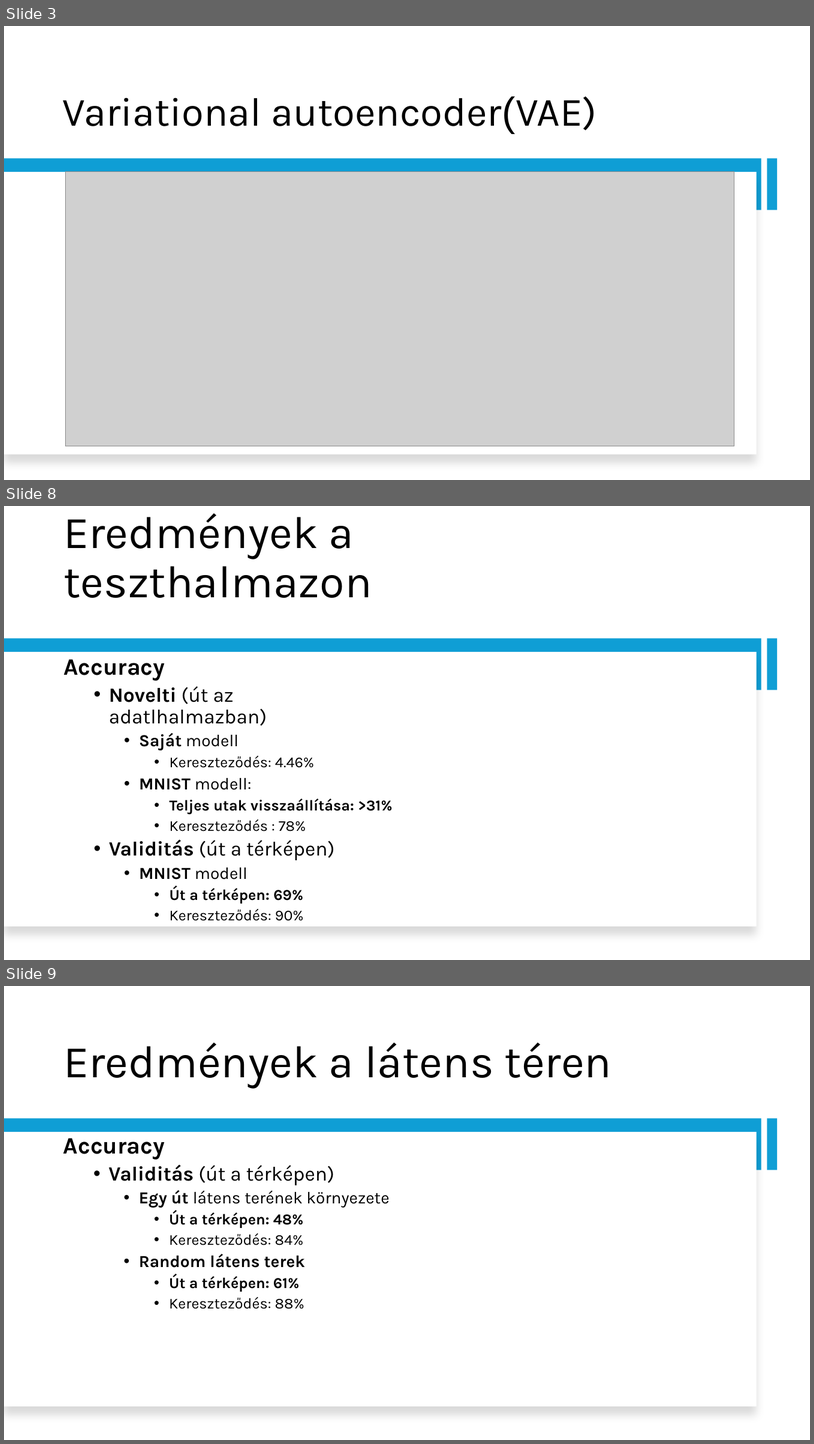
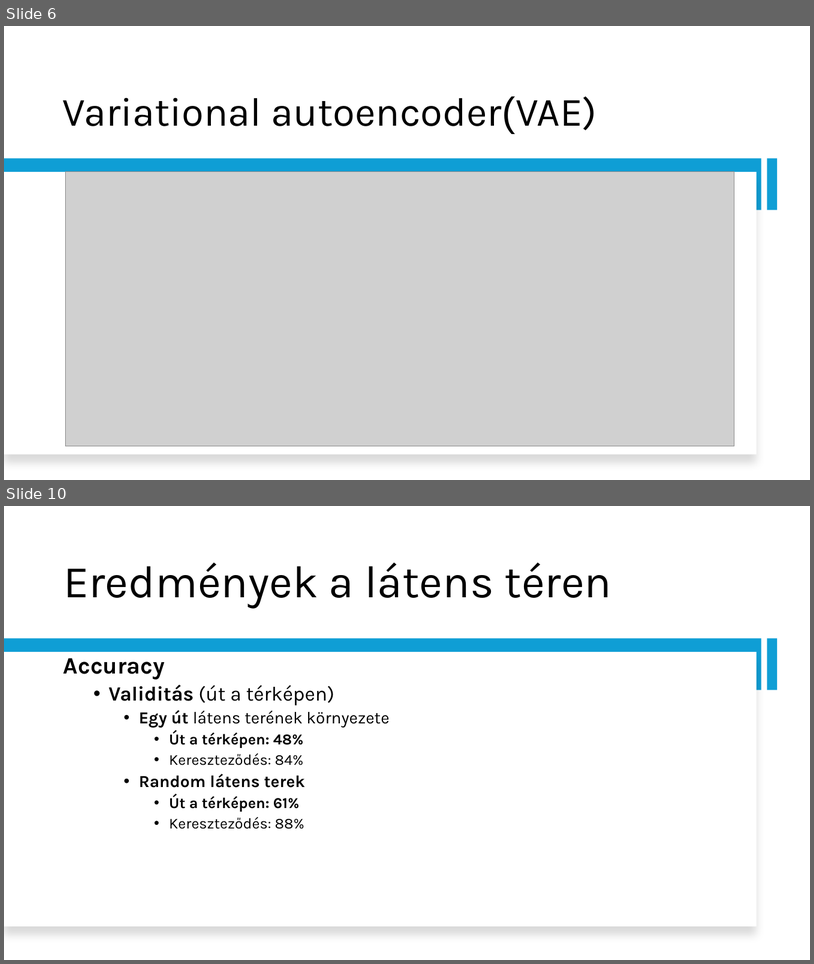
Before and after one commit to Matyiko/Dipterv, a slide deck: Gépjárműkövetés a mesterséges intelligencia módszereivel.pptx. Shown one above the other, each under a label of ours: slides 3, 8 and 9 before the commit, slides 6 and 10 after it; the slides between them are not shown. The pictures are 814x1444 and 814x964 pixels, drawn with LibreOffice and Linux fonts; fonts in the diff are those of the drawing; grey boxes stand for pictures. Boxes give left, top, right and bottom in pixels: in the first picture for what was removed or moved away, otherwise in the second. Text is boxed around its words. In the diff, an @@ line names an element or a change of style, - is before the commit and + after.

```diff
--- a/Gépjárműkövetés a mesterséges intelligencia módszereivel.pptx
+++ b/Gépjárműkövetés a mesterséges intelligencia módszereivel.pptx
@@ slide 8 removed at (4, 506, 810, 960), background #FFFFFF @@
@@ title removed at (63, 513, 372, 598) @@
-Eredmények a teszthalmazon
@@ rectangle removed at (4, 639, 762, 690) @@
@@ rectangle removed at (767, 639, 778, 690) @@
@@ rectangle removed at (4, 652, 757, 927) @@
@@ text removed at (63, 659, 392, 921) @@
-Accuracy
-  • Novelti (út az adatlhalmazban)
-    • Saját modell
-      • Kereszteződés: 4.46%
-    • MNIST modell:
-      • Teljes utak visszaállítása: >31%
-      • Kereszteződés : 78%
-  • Validitás (út a térképen)
-    • MNIST modell
-      • Út a térképen: 69%
-      • Kereszteződés: 90%
@@ what was slide 3 is now slide 6 @@
@@ what was slide 9 is now slide 10 @@
```
Also in this commit, not shown: 4 slides changed, 13 slides added, 2 other slides removed, 10 other files.
